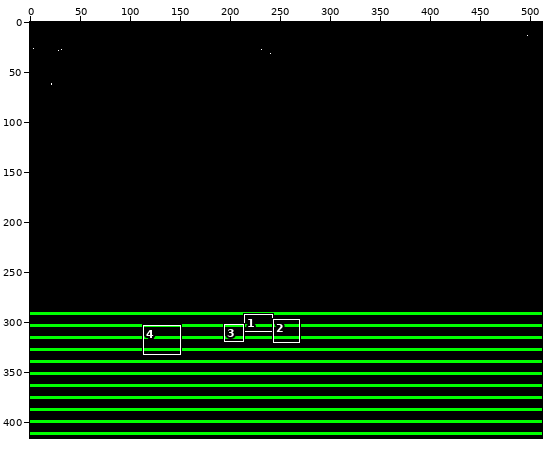
Two states of a sprite sheet, GrayRoad.png. Above: a wide view before the commit, with the close-up outlined.
Close-up. Before the edit:
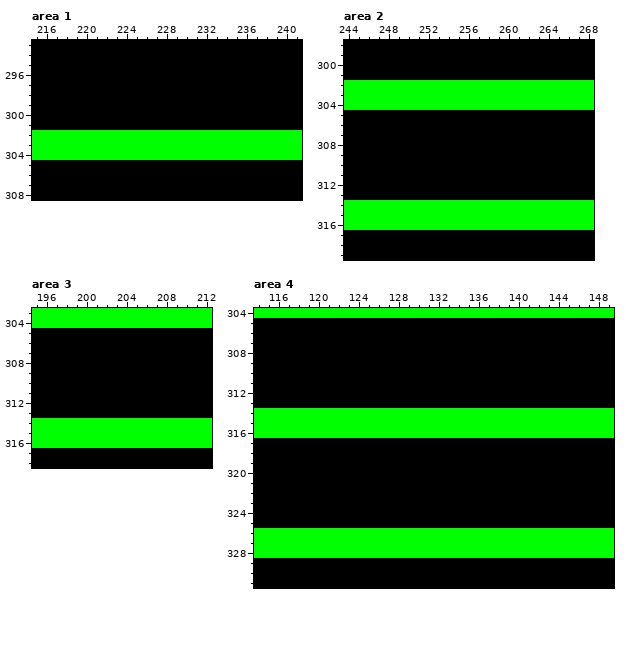
The file is 512x416 pixels. Shown: area 1: x 215..241, y 293..308; area 2: x 244..268, y 298..319; area 3: x 195..212, y 303..318; area 4: x 114..149, y 304..331. The commit also changed other parts of the picture, which this record leaves out.
New version:
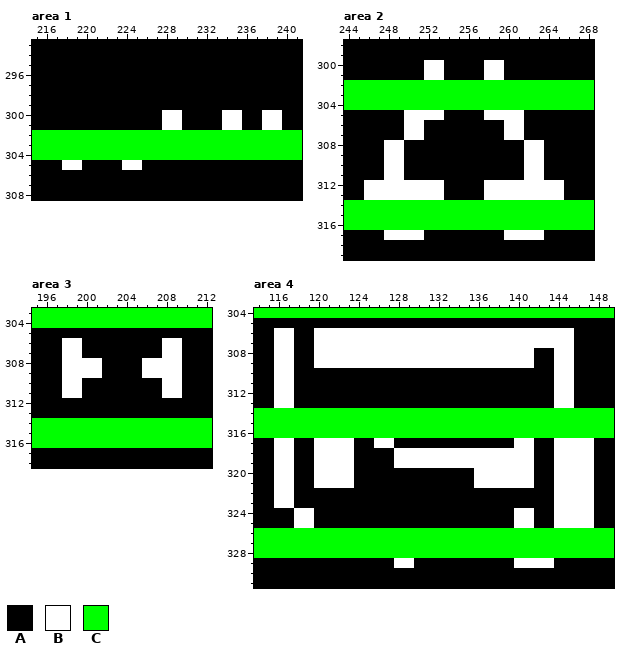
Palette (. is transparent): A #000000  B #ffffff  C #00ff00
Diff:
Area 1:
Colour B replaces colour A in rows 300 to 301 at x 228 to 229, 234 to 235 and 238 to 239; in row 305 at x 218 to 219 and 224 to 225.
Area 2:
Colour B replaces colour A in rows 300 to 301 at x 252 to 253 and 258 to 259; in row 305 at x 250 to 253 and 258 to 261; in rows 306 to 307 at x 250 to 251 and 260 to 261; in rows 308 to 311 at x 248 to 249 and 262 to 263; in rows 312 to 313 at x 246 to 253 and 258 to 265; in row 317 at x 248 to 251 and 260 to 263.
Area 3:
Colour B replaces colour A in rows 306 to 307 at x 198 to 199 and 208 to 209; in rows 308 to 309 at x 198 to 201 and 206 to 209; in rows 310 to 311 at x 198 to 199 and 208 to 209.
Area 4:
Colour B replaces colour A in rows 306 to 307 at x 116 to 117 and 120 to 145; in rows 308 to 309 at x 116 to 117, 120 to 141 and 144 to 145; in rows 310 to 313 at x 116 to 117 and 144 to 145; in row 317 at x 116 to 117, 120 to 123, 126 to 127, 140 to 141 and 144 to 147; in rows 318 to 319 at x 116 to 117, 120 to 123, 128 to 141 and 144 to 147; in rows 320 to 321 at x 116 to 117, 120 to 123, 136 to 141 and 144 to 147.
Colour B replaces colour A in rows 322 to 323 at x 116 to 117 and 144 to 147; in rows 324 to 325 at x 118 to 119, 140 to 141 and 144 to 147; in row 329 at x 128 to 129 and 140 to 143.
Changed places in both close-ups, as pixel boxes (x1, y1, x2, y2):
changed: (162, 110, 182, 130)
changed: (222, 110, 282, 130)
changed: (62, 160, 82, 170)
changed: (122, 160, 142, 170)
changed: (364, 60, 564, 240)
changed: (62, 338, 182, 398)
changed: (274, 328, 594, 568)
